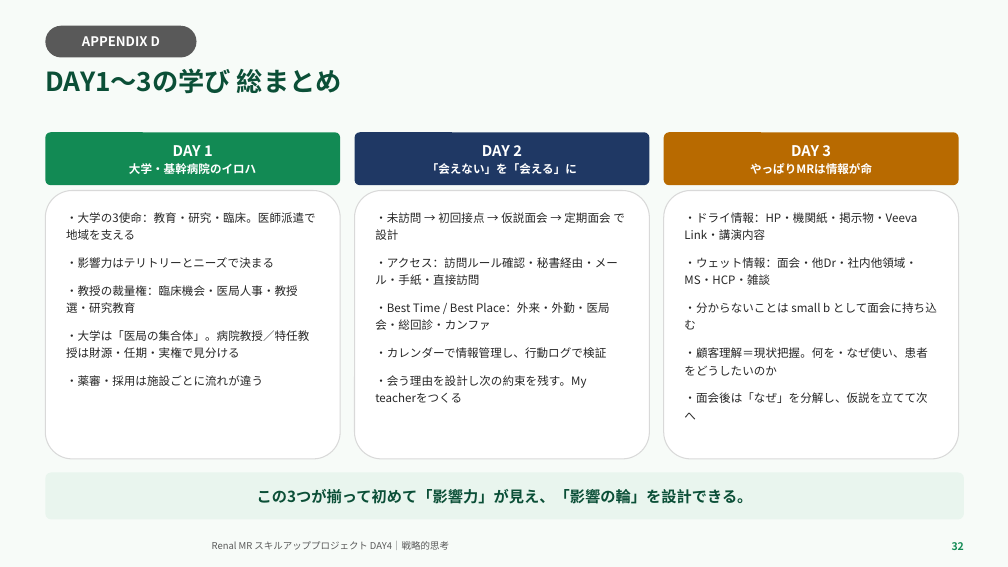
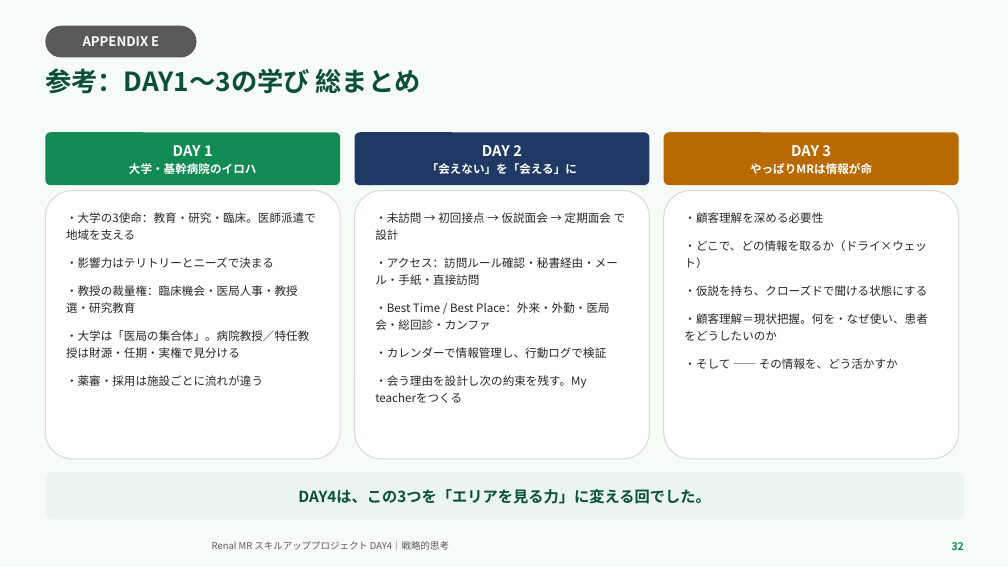
Before and after one commit to TAKUYA-1187/Claude, a slide deck: slide 32 of novartis_training/DAY4_ちょっと分かるだけで世界が変わる.pptx. Drawn at 1008x567 pixels with LibreOffice and Linux fonts; fonts in the diff are those of the drawing; background and template pictures are left out. Boxes give left, top, right and bottom in pixels: in the first picture for what was removed or moved away, otherwise in the second. Text is boxed around its words. In the diff, an @@ line names an element or a change of style, - is before the commit and + after.

```diff
--- a/novartis_training/DAY4_ちょっと分かるだけで世界が変わる.pptx
+++ b/novartis_training/DAY4_ちょっと分かるだけで世界が変わる.pptx
@@ text in rounded rectangle at (x1=83, y1=36, x2=159, y2=46): text changed @@
-APPENDIX D
+APPENDIX E
@@ text at (x1=45, y1=68, x2=421, y2=94): text changed @@
-DAY1〜3の学び 総まとめ
+参考：DAY1〜3の学び 総まとめ
@@ text in rounded rectangle at (x1=684, y1=212, x2=927, y2=296): text changed @@
-・ドライ情報：HP・機関紙・掲示物・Veeva Link・講演内容
-・ウェット情報：面会・他Dr・社内他領域・MS・HCP・雑談
-・分からないことは small b として面会に持ち込む
+・顧客理解を深める必要性
+・どこで、どの情報を取るか（ドライ×ウェット）
+・仮説を持ち、クローズドで聞ける状態にする
@@ text in rounded rectangle at (x1=684, y1=358, x2=898, y2=369): text changed @@
-・面会後は「なぜ」を分解し、仮説を立てて次へ
+・そして —— その情報を、どう活かすか
@@ text in rounded rectangle at (x1=298, y1=489, x2=710, y2=504): text changed @@
-この3つが揃って初めて「影響力」が見え、「影響の輪」を設計できる。
+DAY4は、この3つを「エリアを見る力」に変える回でした。
```
Also in this commit, not shown: 24 other slides changed, 5 slides added, 4 slides removed, 2 other files.
